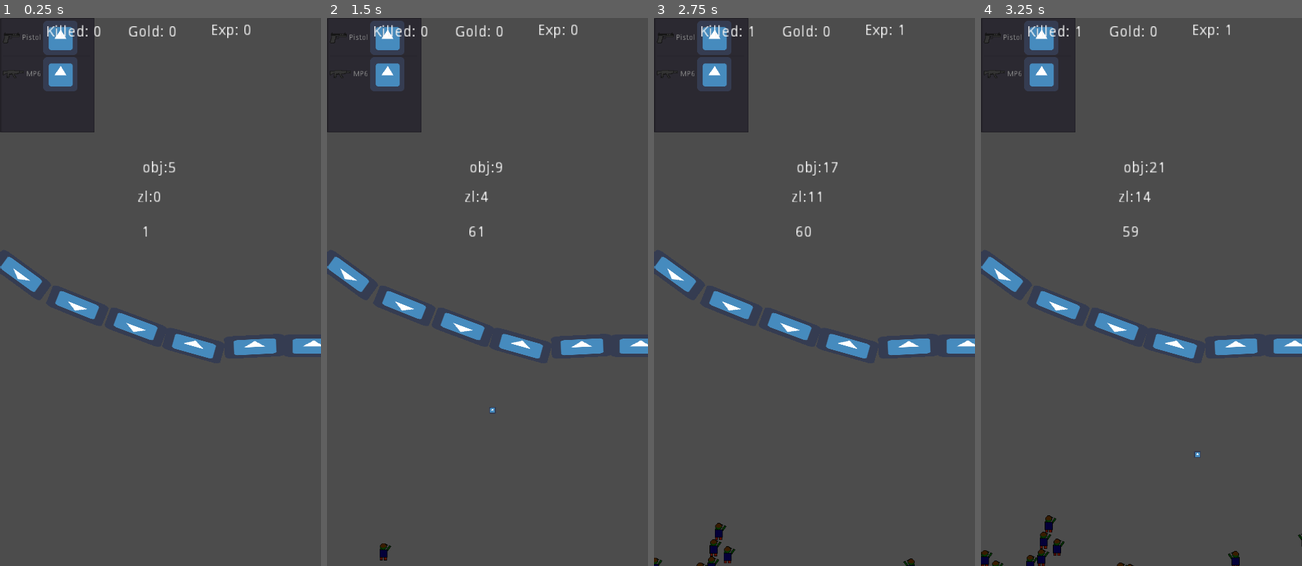
Above: before the commit, frames 1-4 (left to right).
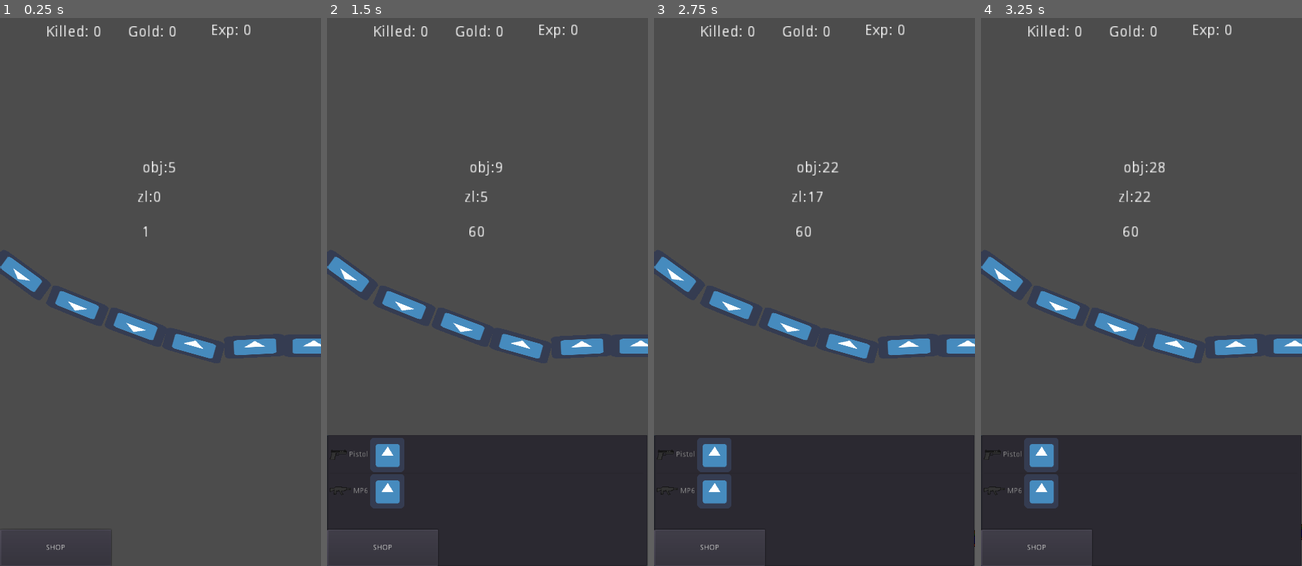
Above: after the commit, the same moments.

Repository: stranker/CLICKER_Z
Game: Godot game, scene res://Object/ClickArea.tscn
Two runs of this game, one before a commit and one after it. Both use one fixed random seed, a clock stepped at 60 frames per second and the inputs below. The engine's default icon, where the game draws it, is replaced by a stand-in: a white triangle on a blue panel in a dark square.
Inputs (mouse positions are in pixels of both pictures, inside the frame that each line leads up to):
- Up to frame 1 (0.25 s): no input
- Up to frame 2 (1.5 s): click (381, 549) at 0.5 s, where only the run after the commit has a clickable "SHOP"; click (381, 549) at 1.25 s, where only the run after the commit has a clickable "SHOP"
- Up to frame 3 (2.75 s): click (708, 549) at 2 s, where only the run after the commit has a clickable "SHOP"
- Up to frame 4 (3.25 s): move the mouse to (1141, 297) at 2.77 s; click (1141, 297) at 2.92 s

The runs differ from the first frame. In frame 1, 5.5% of the frame differs, in the area x 0-35%, y 0-100%; in frame 2, 26%; in frame 3, 27%; in frame 4, 27%, in the area x 0-100%, y 0-100%.

Commit message:
Button shop

Diff:
--- a/GUI/WeaponShop.tscn
+++ b/GUI/WeaponShop.tscn
@@ -53,14 +53,14 @@
 	pass"
 _sections_unfolded = [ "Resource" ]
 
-[node name="WeaponShop" type="ItemList"]
+[node name="WeaponShop" type="ItemList" index="0"]
 
 anchor_left = 0.0
 anchor_top = 0.0
 anchor_right = 0.0
 anchor_bottom = 0.0
-margin_right = 191.0
-margin_bottom = 180.0
+margin_right = 184.0
+margin_bottom = 188.0
 rect_pivot_offset = Vector2( 0, 0 )
 rect_clip_content = true
 focus_mode = 2
--- a/Object/ClickArea.tscn
+++ b/Object/ClickArea.tscn
@@ -48,6 +48,14 @@
 func _on_Rage_timeout():
 	curr_click = 0
 	pass # replace with function body
+
+
+func _on_Shop_pressed():
+	if !$GUI/Shop/WeaponShop.visible:
+		$GUI/Shop/WeaponShop.show()
+	else:
+		$GUI/Shop/WeaponShop.hide()
+	pass # replace with function body
 "
 _sections_unfolded = [ "Resource" ]
 
@@ -254,11 +262,44 @@
 max_lines_visible = -1
 _sections_unfolded = [ "Rect" ]
 
-[node name="WeaponShop" parent="." index="6" instance=ExtResource( 4 )]
-
-margin_right = 176.0
-margin_bottom = 214.0
+[node name="Shop" type="Button" parent="GUI" index="6"]
+
+anchor_left = 0.0
+anchor_top = 1.0
+anchor_right = 0.0
+anchor_bottom = 1.0
+margin_top = -68.0
+margin_right = 207.0
+rect_pivot_offset = Vector2( 0, 0 )
+rect_clip_content = false
+focus_mode = 2
+mouse_filter = 0
+mouse_default_cursor_shape = 0
+size_flags_horizontal = 1
+size_flags_vertical = 1
+toggle_mode = false
+enabled_focus_mode = 2
+shortcut = null
+group = null
+text = "SHOP"
+flat = false
+align = 1
+
+[node name="WeaponShop" parent="GUI/Shop" index="0" instance=ExtResource( 4 )]
+
+visible = false
+show_behind_parent = true
+anchor_left = 0.5
+anchor_top = 1.0
+anchor_right = 0.5
+anchor_bottom = 1.0
+margin_left = -103.5
+margin_top = -245.0
+margin_right = 495.5
+margin_bottom = 0.0
 
 [connection signal="input_event" from="Area" to="." method="_on_Area_input_event"]
 
 [connection signal="timeout" from="Rage" to="." method="_on_Rage_timeout"]
+
+[connection signal="pressed" from="GUI/Shop" to="." method="_on_Shop_pressed"]
--- a/Object/SpawnControl.tscn
+++ b/Object/SpawnControl.tscn
@@ -35,7 +35,7 @@
 [node name="Timer" type="Timer" parent="." index="0"]
 
 process_mode = 1
-wait_time = 0.15
+wait_time = 0.1
 one_shot = false
 autostart = true
 
